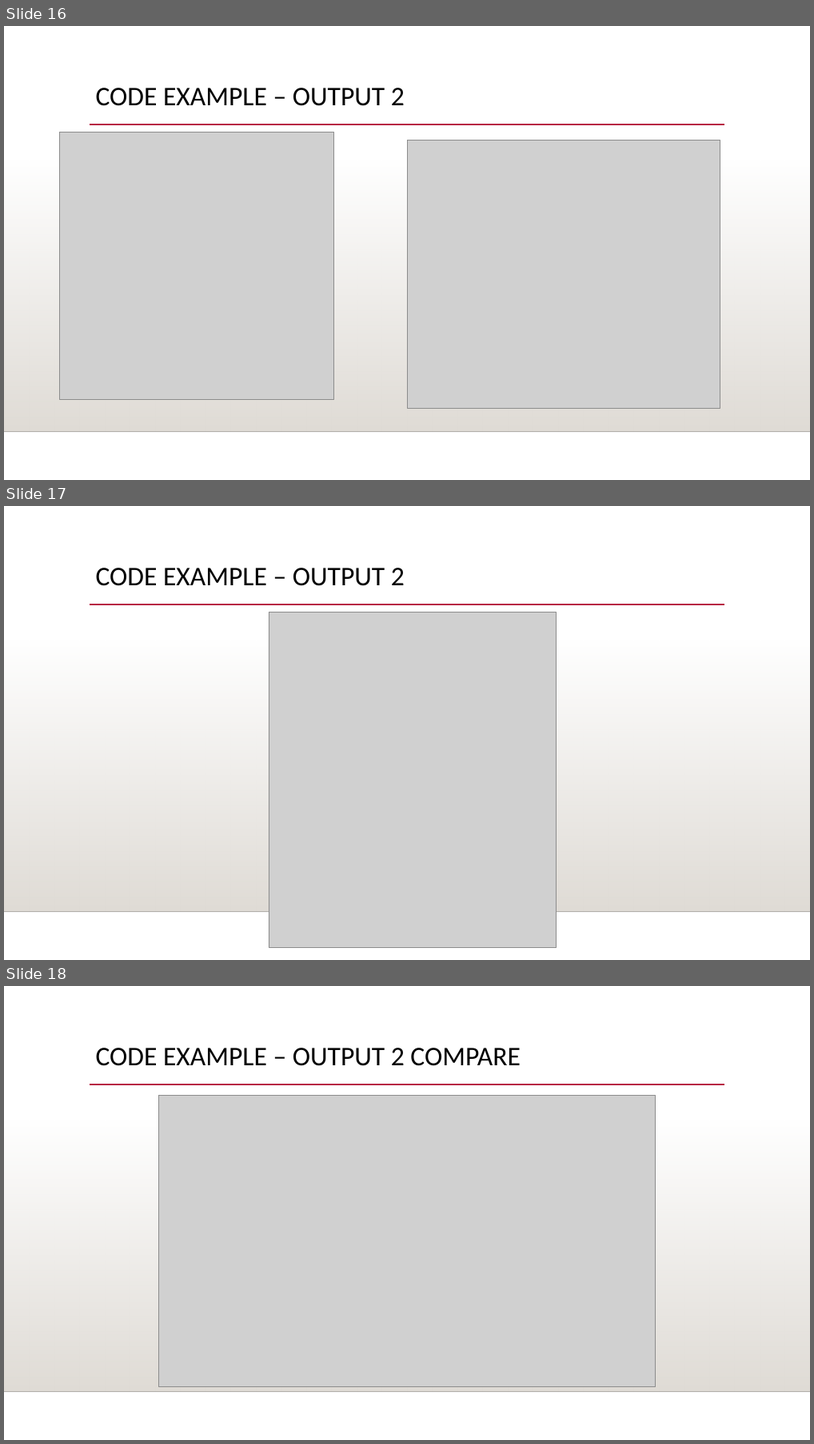
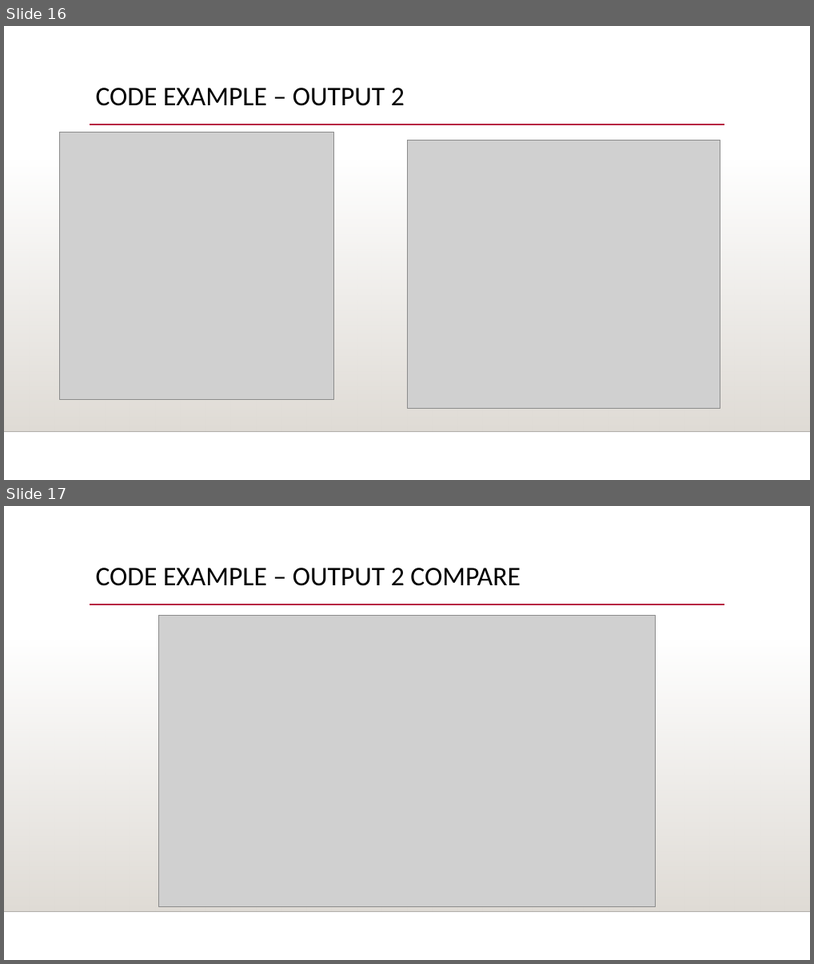
Before and after one commit to ormn96/DRNE, a slide deck: הגשה/Deep Recursive Network Embedding with Regular Equivalence.pptx. Shown one above the other, each under a label of ours: slides 16, 17 and 18 before the commit, slides 16 and 17 after it. The pictures are 814x1444 and 814x964 pixels, drawn with LibreOffice and Linux fonts; fonts in the diff are those of the drawing; grey boxes stand for pictures; background and template pictures are left out. Boxes give left, top, right and bottom in pixels: in the first picture for what was removed or moved away, otherwise in the second. Text is boxed around its words. In the diff, an @@ line names an element or a change of style, - is before the commit and + after.

```diff
--- a/הגשה/Deep Recursive Network Embedding with Regular Equivalence.pptx
+++ b/הגשה/Deep Recursive Network Embedding with Regular Equivalence.pptx
@@ slide 17 removed at [4, 506, 810, 960], background picture (left out); not listed: 3 template elements that a slide beside it also shows @@
@@ title removed at [96, 568, 405, 586] @@
-CODE EXAMPLE – OUTPUT 2
@@ picture removed at [269, 612, 557, 948] @@
@@ what was slide 18 is now slide 17 @@
```
Also in this commit, not shown: 1 slide changed.
